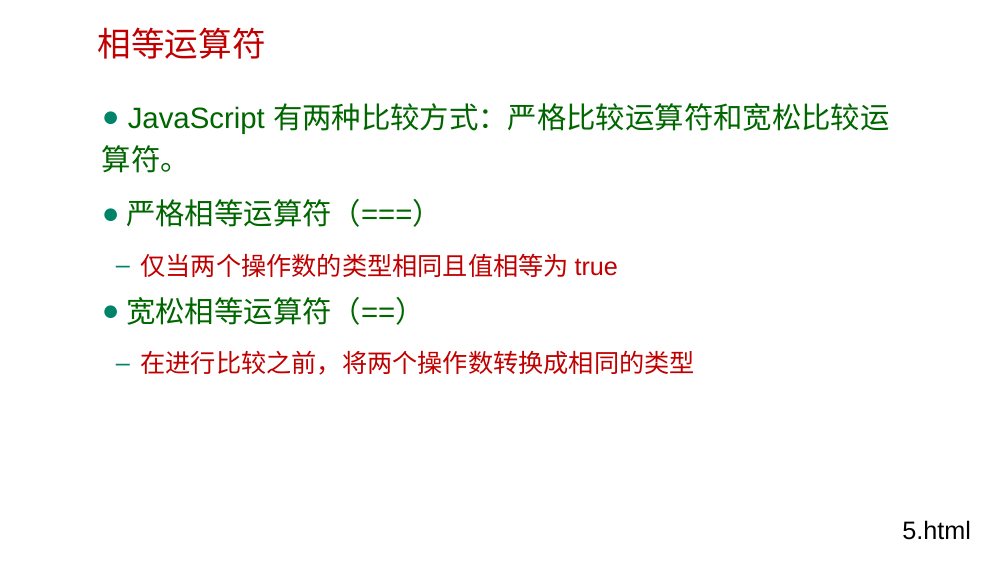
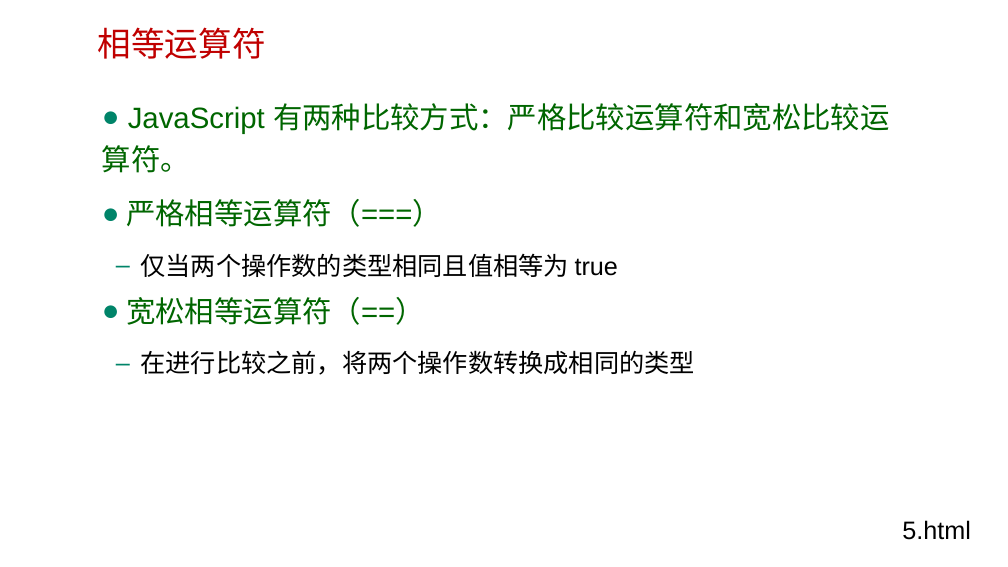
Before and after one commit to xiaoixao/javascript-advanced, a slide deck: slide 27 of 04.标识符与表达式/04.标识符与表达式.pptx. Drawn at 1008x567 pixels with LibreOffice and Linux fonts; fonts in the diff are those of the drawing; background and template pictures are left out. Boxes give left, top, right and bottom in pixels: in the first picture for what was removed or moved away, otherwise in the second. Text is boxed around its words. In the diff, an @@ line names an element or a change of style, - is before the commit and + after.

```diff
--- a/04.标识符与表达式/04.标识符与表达式.pptx
+++ b/04.标识符与表达式/04.标识符与表达式.pptx
@@ text at [140, 253, 695, 375]: text colour #C00000 to #000000 in "仅当两个操作数的类型相同且值相等为 true", "在进行比较之前，将两个操作数转换成相同的类型" @@
```
Also in this commit, not shown: 2 other files.
